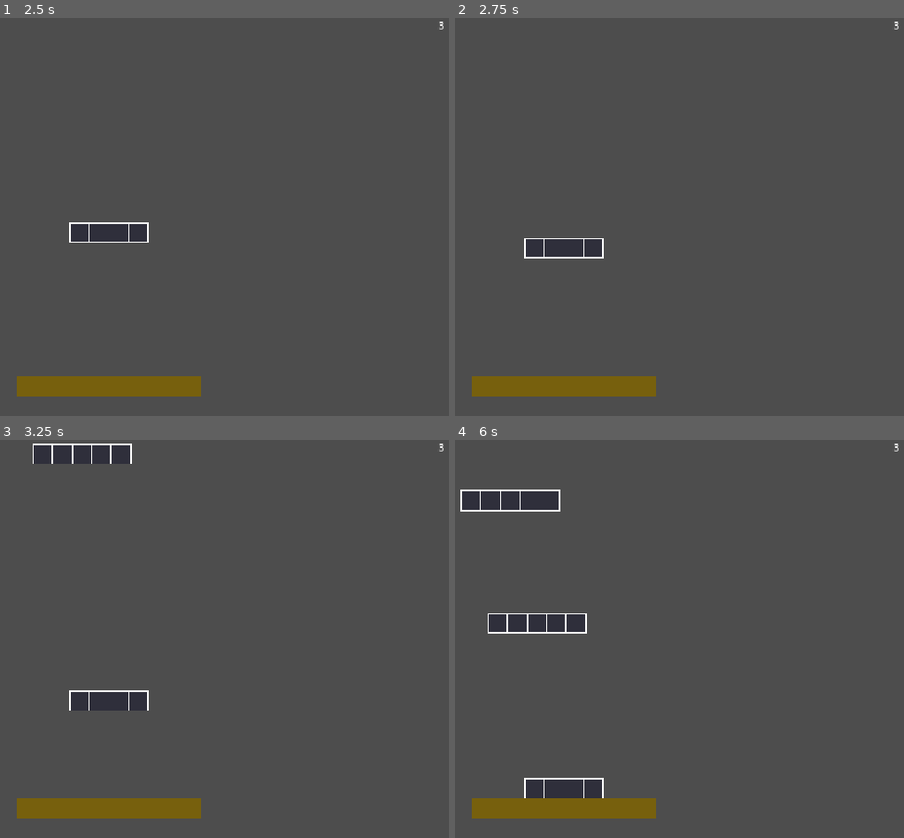
Above: before the commit, frames 1-4 (two rows, left to right).
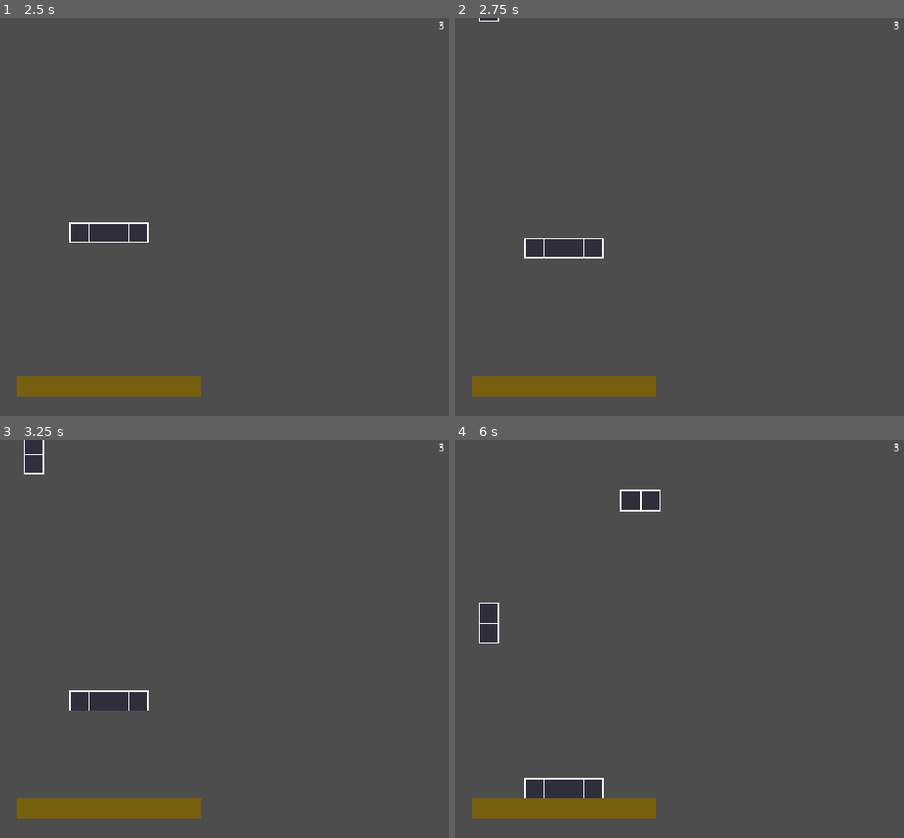
Above: after the commit, the same moments.

Repository: NxtCreator/heap
Game: Godot game, scene res://scenes/main.tscn
Two runs of this game, one before a commit and one after it. Both use one fixed random seed, a clock stepped at 60 frames per second and the inputs below.
Inputs (mouse positions are in pixels of both pictures, inside the frame that each line leads up to):
- Up to frame 1 (2.5 s): tap Enter at 0.5 s; move the mouse to (264, 197) at 0.52 s; hold Right (move_right) 0.53-2.03 s; tap Alt at 0.6, 2.1 s; click (264, 197) at 0.67 s; tap Up (move_up) at 0.77, 1.52 s; move the mouse to (outside the picture) at 1.27 s; tap Shift at 1.35 s; move the mouse to (179, 129) at 2.02 s; hold Left (move_left) from 2.03 s (still down)
- Up to frame 2 (2.75 s): keep holding Left (move_left)
- Up to frame 3 (3.25 s): move the mouse to (71, 718) at 2.77 s; release Left (move_left) at 2.78 s; hold Right (move_right) from 2.78 s (still down); tap Shift at 2.85 s; click (71, 718) at 2.92 s; tap Up (move_up) at 3.02 s
- Up to frame 4 (6 s): move the mouse to (778, 698) at 3.52 s; tap Alt at 3.6, 5.1 s; tap Up (move_up) at 3.77, 4.52 s; move the mouse to (outside the picture) at 4.27 s; release Right (move_right) at 4.28 s; hold Left (move_left) 4.28-5.03 s; tap Shift at 4.35, 5.85 s; move the mouse to (598, 639) at 5.02 s; hold Right (move_right) 5.03-5.78 s; click (598, 639) at 5.17 s; move the mouse to (459, 539) at 5.77 s; hold Left (move_left) from 5.78 s (still down)

Frame 1 is identical in both runs. In frame 2, less than 0.1% of the frame differs, in the area x 5-10%, y 0-1%; in frame 3, 1.3%; in frame 4, 3.1%, in the area x 1-46%, y 12-52%.

Commit message:
Draw block shapes from a weighted shuffled bag, mostly sleeping blocks

Diff:
--- a/scripts/main.gd
+++ b/scripts/main.gd
@@ -7,19 +7,28 @@
 const CAMERA_LINE_Y = 324.0
 var camera_target_y = min(324.0, highest_platform_edge + 324.0 - CAMERA_LINE_Y)
 
+const BLOCK_SHAPES = [
+	Vector2(32, 32), Vector2(64, 32), Vector2(64, 32),
+	Vector2(96, 32), Vector2(96, 32), Vector2(128, 32),
+	Vector2(160, 32), Vector2(32, 64), Vector2(32, 96),
+]
+var bag = []
+
+func next_block_size():
+	if bag.is_empty():
+		bag = BLOCK_SHAPES.duplicate()
+		bag.shuffle()
+	return bag.pop_back()
+
 func _on_platform_landed(top_y):
 	highest_platform_edge = min(highest_platform_edge, top_y)
 	camera_target_y = min(324.0, highest_platform_edge + 324.0 - CAMERA_LINE_Y)
 
 func _on_timer_timeout() -> void:
 	var platform = PLATFORM.instantiate()
-	var sleeping_block_sizes = [32, 64, 96, 128, 160]
-	var standing_block_sizes = [64, 96]
 	add_child(platform)
-	if randf() < 0.5:
-		platform.set_size(sleeping_block_sizes.pick_random(), 32)
-	else:
-		platform.set_size(32, standing_block_sizes.pick_random())
+	var size = next_block_size()
+	platform.set_size(size.x, size.y)
 	platform.global_position = Vector2(randf_range(MIN_X, MAX_X), $Camera2D.position.y - 424)
 	platform.landed.connect(_on_platform_landed)
 
--- a/scripts/player.gd
+++ b/scripts/player.gd
@@ -42,7 +42,6 @@
 	move_and_slide()
 	var height  = (start_y - global_position.y) /  32
 	best_height = int(max(height, best_height))
-	print(best_height)
 
 	var camera_view_pos = get_viewport().get_camera_2d().global_position.y
 	if camera_view_pos + OFFSCREEN_DEATH_Y < global_position.y:
